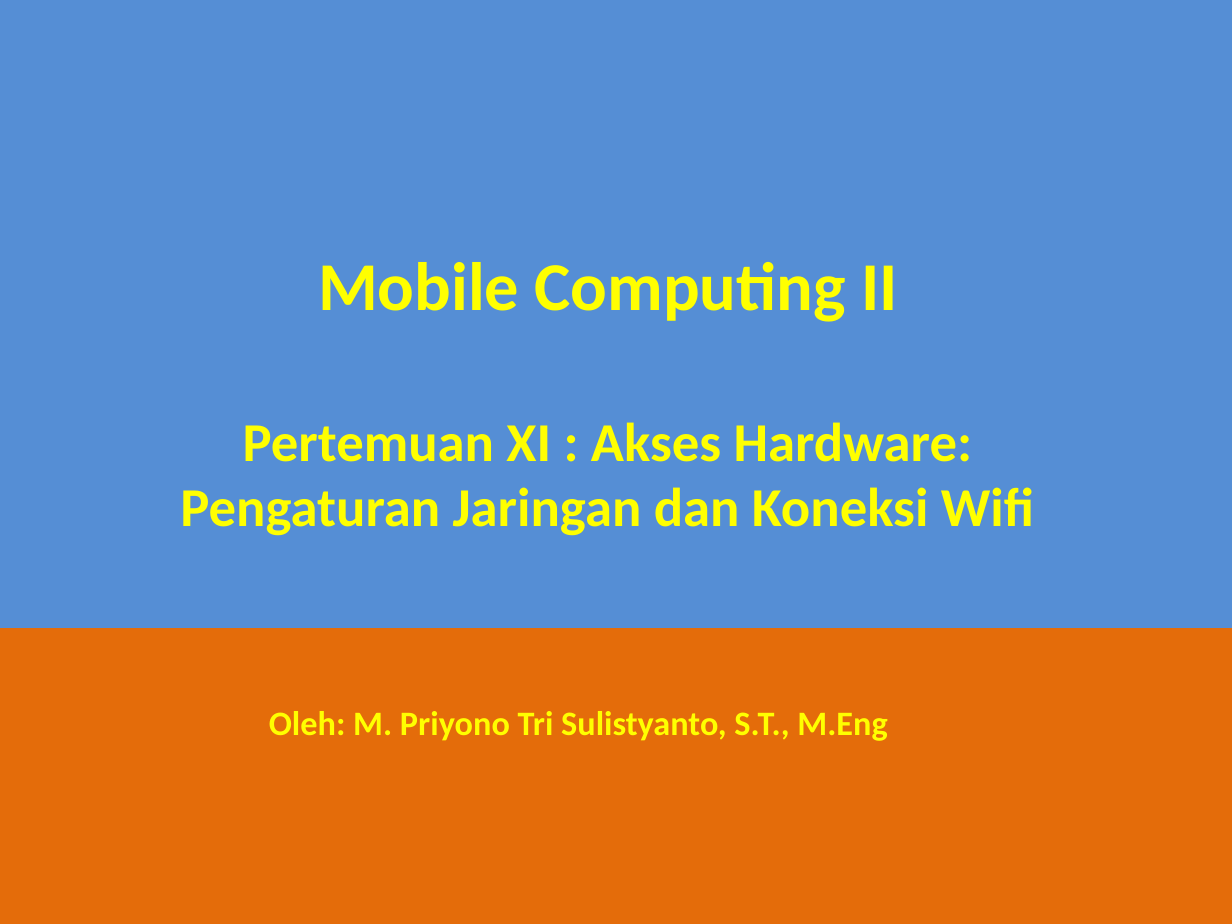
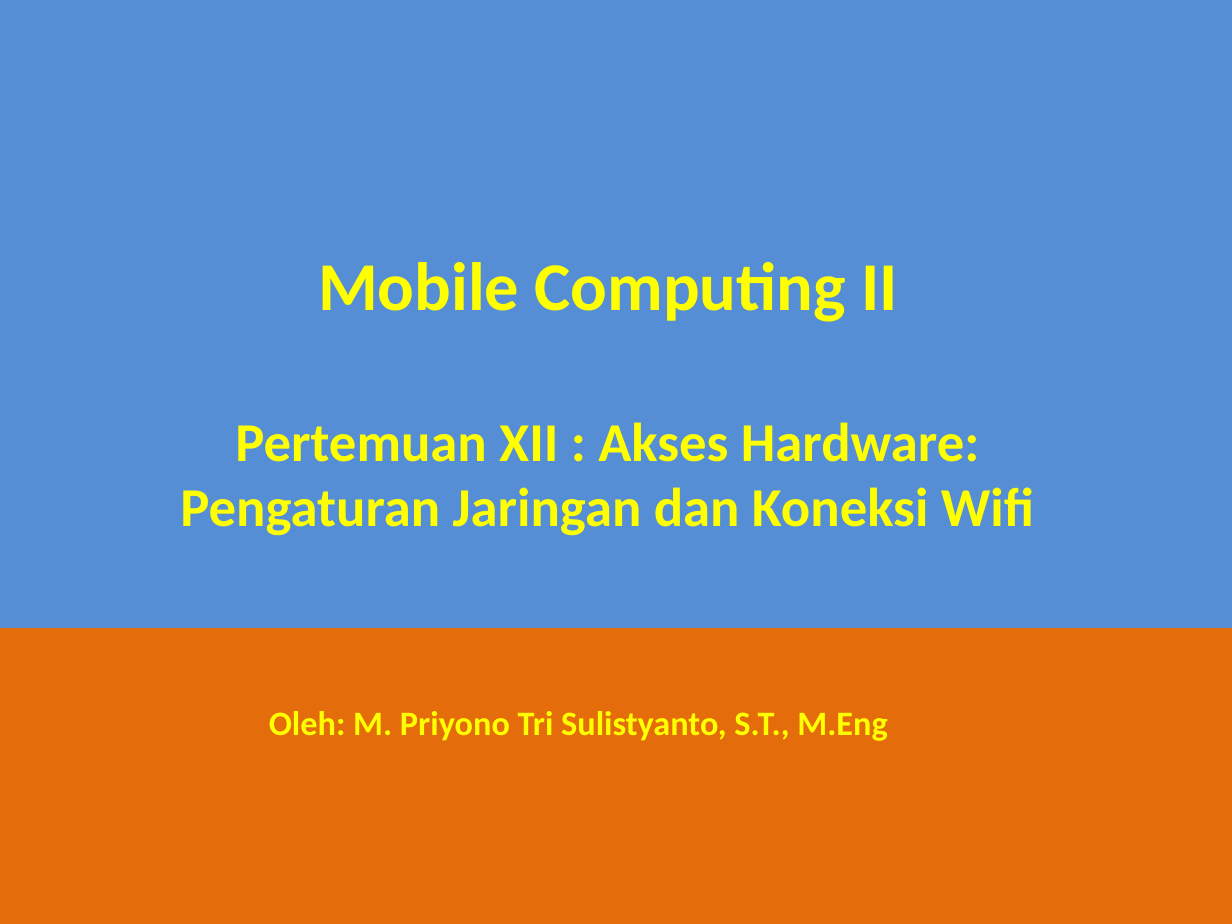
Before and after one commit to mpriyonots/Mobile-Computing-II, a slide deck: slide 1 of materi/Mobile Computing II-12.pptx. Drawn at 1232x924 pixels with LibreOffice and Linux fonts; fonts in the diff are those of the drawing. Boxes give left, top, right and bottom in pixels: in the first picture for what was removed or moved away, otherwise in the second. Text is boxed around its words. In the diff, an @@ line names an element or a change of style, - is before the commit and + after.

```diff
--- a/materi/Mobile Computing II-12.pptx
+++ b/materi/Mobile Computing II-12.pptx
@@ text at (235,422,980,462): text changed @@
-Pertemuan XI : Akses Hardware:
+Pertemuan XII : Akses Hardware:
```
Also in this commit, not shown: 2 other files.
